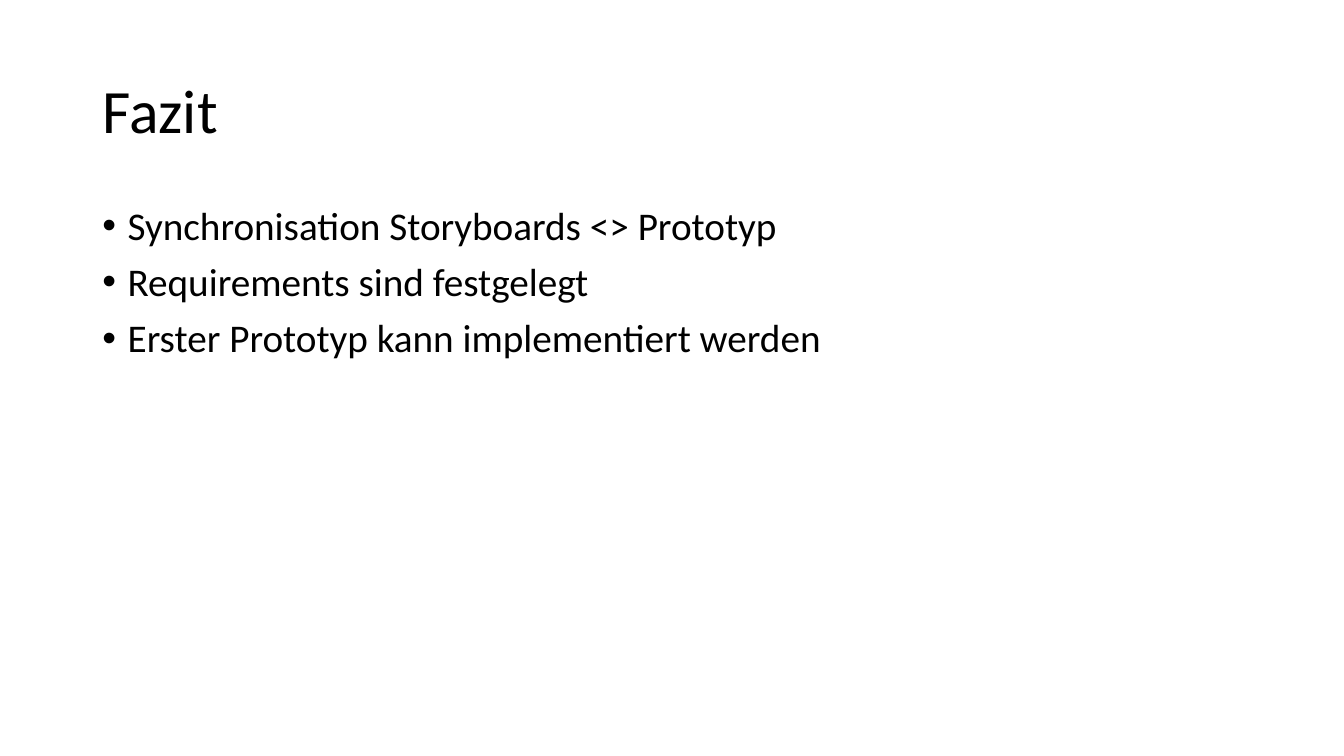
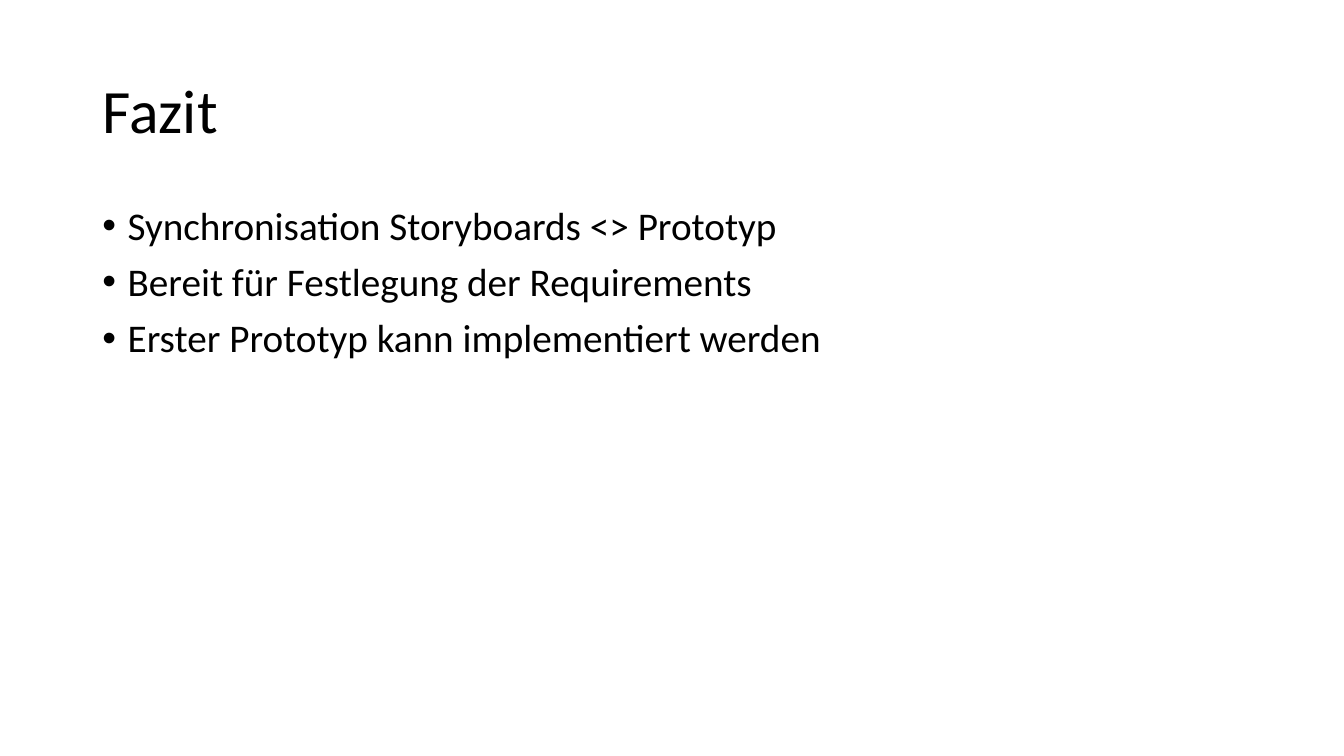
Before and after one commit to AdrianAulbach/CS1, a slide deck: slide 12 of docs/CS1/task03/Design Thinking/Präsentation Task3.pptx. Drawn at 1344x756 pixels with LibreOffice and Linux fonts; fonts in the diff are those of the drawing. Boxes give left, top, right and bottom in pixels: in the first picture for what was removed or moved away, otherwise in the second. Text is boxed around its words. In the diff, an @@ line names an element or a change of style, - is before the commit and + after.

Commit message:
Presentation: Fazit update

```diff
--- a/docs/CS1/task03/Design Thinking/Präsentation Task3.pptx
+++ b/docs/CS1/task03/Design Thinking/Präsentation Task3.pptx
@@ text at bbox=[128, 268, 752, 303]: text changed @@
-• Requirements sind festgelegt
+• Bereit für Festlegung der Requirements
```
